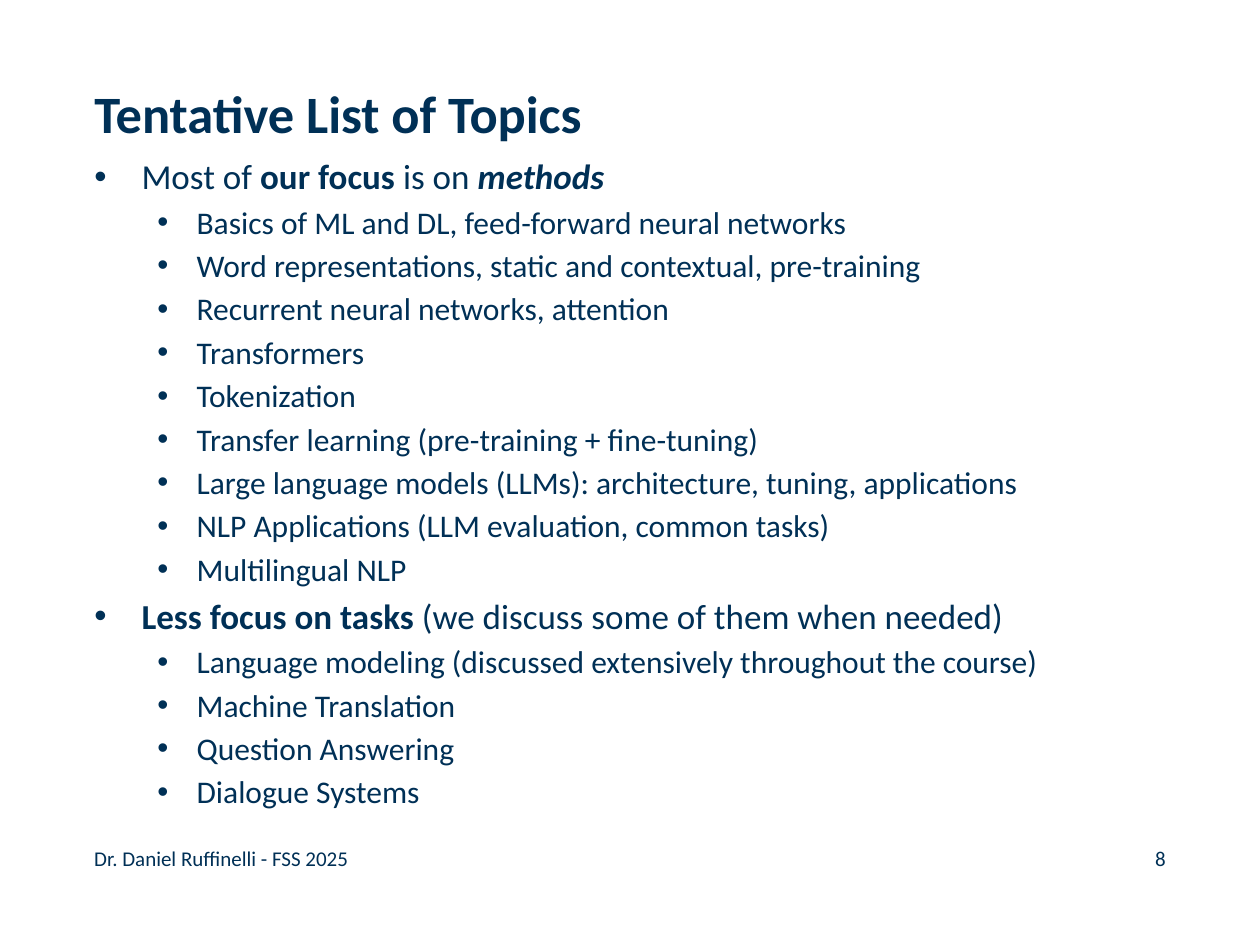
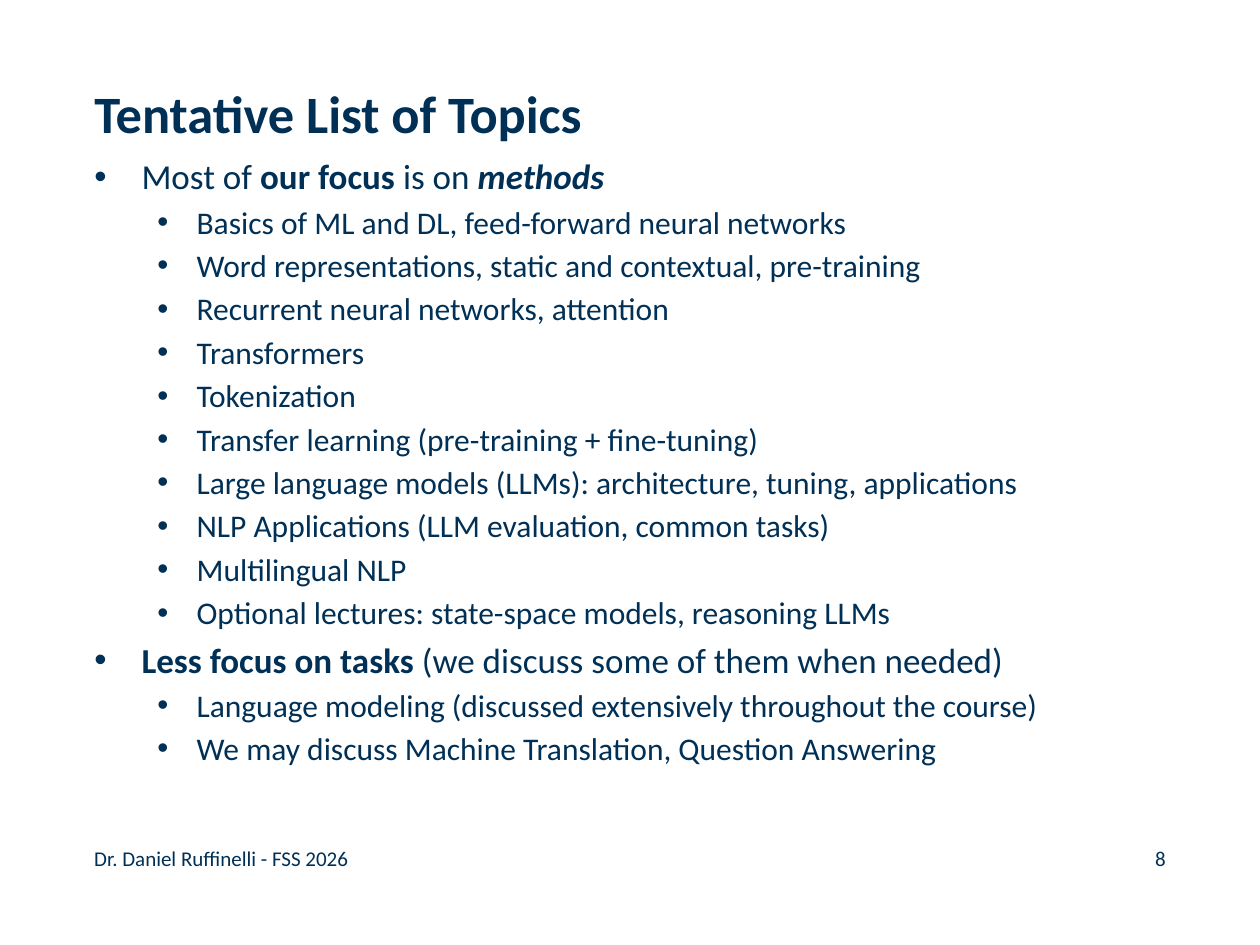
Before and after one commit to rufex2001/teaching_llms, a slide deck: slide 8 of lectures/01_introduction/01_introduction.pptx. Drawn at 1260x945 pixels with LibreOffice and Linux fonts; fonts in the diff are those of the drawing; background and template pictures are left out. Boxes give left, top, right and bottom in pixels: in the first picture for what was removed or moved away, otherwise in the second. Text is boxed around its words. In the diff, an @@ line names an element or a change of style, - is before the commit and + after.

```diff
--- a/lectures/01_introduction/01_introduction.pptx
+++ b/lectures/01_introduction/01_introduction.pptx
@@ text at <box>197,602,890,630</box>: paragraph added @@
+  • Optional lectures: state-space models, reasoning LLMs
@@ text at <box>197,738,936,766</box>: text changed @@
-  • Machine Translation
-  • Question Answering
-  • Dialogue Systems
+  • We may discuss Machine Translation, Question Answering
@@ text at <box>94,851,347,866</box>: text changed @@
-Dr. Daniel Ruffinelli - FSS 2025
+Dr. Daniel Ruffinelli - FSS 2026
```
Also in this commit, not shown: 39 other slides changed, 2 slides added, 3 other files.
